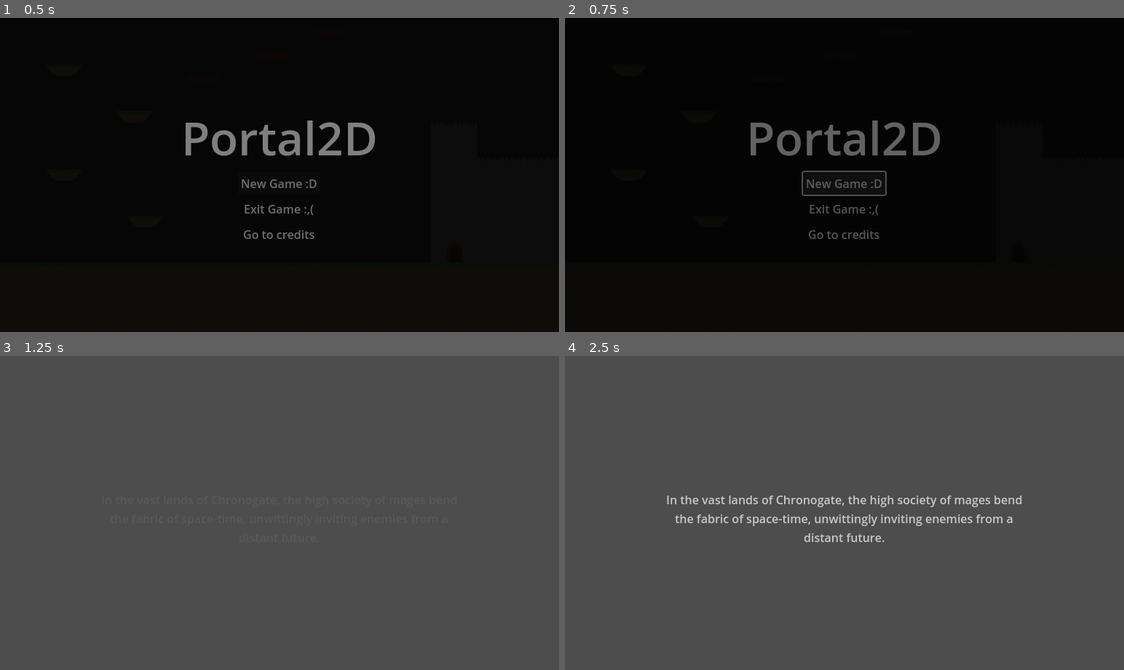
Above: before the commit, frames 1-4 (two rows, left to right).
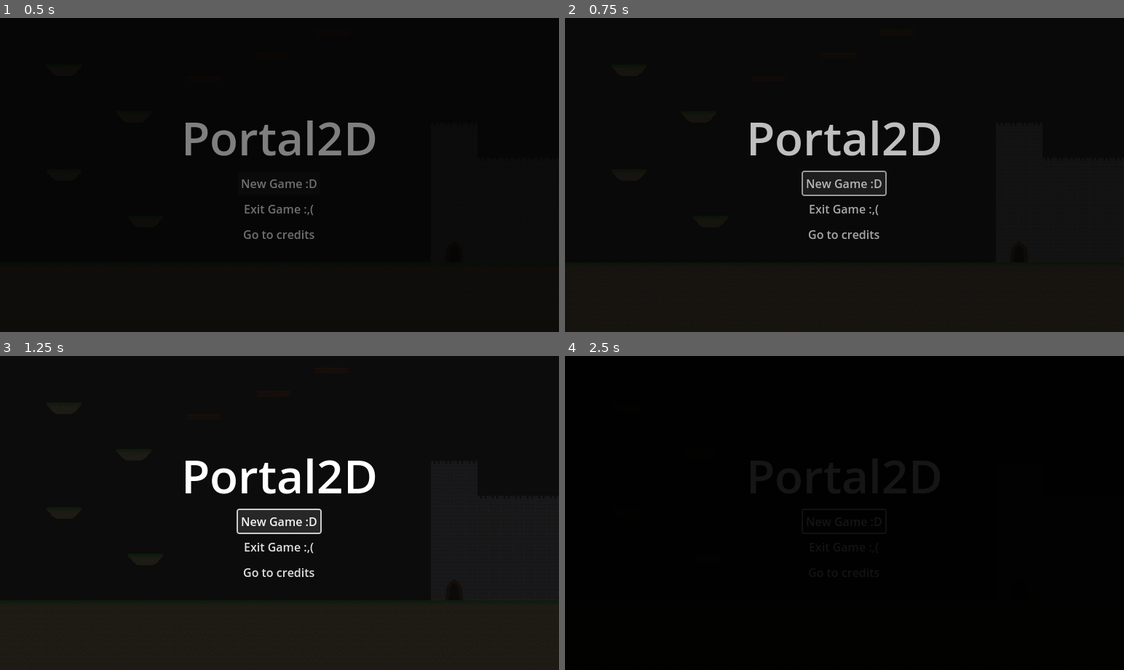
Above: after the commit, the same moments.

Repository: haruo-gabriel/portal2d
Game: Godot game, scene res://interface/scenes/main_menu/main_menu.tscn
The game is run twice, just before and just after one commit, with the same random seed, the same clock (stepped at 60 frames per second) and the same inputs.
Inputs (mouse positions are in pixels of both pictures, inside the frame that each line leads up to):
- Up to frame 1 (0.5 s): no input
- Up to frame 2 (0.75 s): click "New Game :D" at 0.5 s
- Up to frame 3 (1.25 s): no input
- Up to frame 4 (2.5 s): click (844, 522) at 1.25 s, where only the run after the commit has a clickable "New Game :D"; move the mouse to (967, 497) at 2.02 s; hold D (move_right) from 2.03 s (still down); hold Shift (crouch) from 2.03 s (still down); tap Space (jump) at 2.27 s

Frame 1 is identical in both runs. In frame 2, 2.1% of the frame differs, in the area x 33-68%, y 32-71%; in frame 3, 100%; in frame 4, 100%, in the area x 0-100%, y 0-100%.

Commit message:
Remaking the audio manager

Diff:
--- a/godot project/audio.gd
+++ /dev/null
@@ -1,25 +0,0 @@
-extends Node
-
-class_name AudioManager
-
-@onready var MUSIC_BUS_ID = AudioServer.get_bus_index("Music")
-var fade_duration: float
-var elapsed_time: float
-var audio_player: AudioStreamPlayer
-var music_bus_volume: int
-
-func fade_in(audio_player_to_fade: AudioStreamPlayer, duration: float) -> void:
-	audio_player = audio_player_to_fade
-	audio_player.volume_db = -80
-	music_bus_volume = AudioServer.get_bus_volume_db(MUSIC_BUS_ID)
-	fade_duration = duration
-	elapsed_time = 0
-	set_process(true)
-
-func _process(delta: float) -> void:
-	elapsed_time += delta
-	var t = clamp(elapsed_time / fade_duration, 0, 1)
-	audio_player.volume_db = lerp(-80, music_bus_volume, t)
-	if t >= 1:
-		set_process(false)
-		print("Fade in complete, volume set to 0db")
--- /dev/null
+++ b/godot project/audio/audio_manager.gd
@@ -0,0 +1,42 @@
+extends Node
+
+@onready var MASTER_BUS_ID = AudioServer.get_bus_index("Master")
+@onready var MUSIC_BUS_ID = AudioServer.get_bus_index("Music")
+@onready var SFX_BUS_ID = AudioServer.get_bus_index("SFX")
+const MIN_VOLUME: int = -80
+
+func _ready():
+	#var instance = create_instance($AudioStreamPlayer)
+	#
+	#fade_in(instance, 1.0)
+	#
+	#$Timer.start()
+	#await $Timer.timeout
+	#print("Timeout")
+	#
+	#fade_out(instance, 1.0)
+	pass
+
+func create_instance(audio_stream: AudioStreamPlayer) -> AudioStreamPlayer:
+	var instance = AudioStreamPlayer.new()
+	instance = audio_stream
+	return instance
+
+func fade_in(audio_stream: AudioStreamPlayer, duration: float, autoplay: bool):
+	print("Fading in.")
+	# duration is in seconds
+	var tween: Tween = create_tween()
+	var max_volume = audio_stream.volume_db
+	audio_stream.volume_db = -80
+	audio_stream.autoplay = autoplay
+	audio_stream.playing = true
+	tween.tween_property(audio_stream, "volume_db", max_volume, duration)
+
+
+func fade_out(audio_stream: AudioStreamPlayer, duration: float):
+	print("Fading out.")
+	# duration is in seconds
+	var tween: Tween = create_tween()
+	tween.tween_property(audio_stream, "volume_db", -80, duration)
+	await tween.finished
+	audio_stream.playing = false
--- /dev/null
+++ b/godot project/audio/audio_manager.tscn
@@ -0,0 +1,6 @@
+[gd_scene load_steps=2 format=3 uid="uid://dnnnxilflvp3k"]
+
+[ext_resource type="Script" path="res://audio/audio_manager.gd" id="1_pxxjf"]
+
+[node name="AudioManager" type="Node"]
+script = ExtResource("1_pxxjf")
--- a/godot project/default_bus_layout.tres
+++ b/godot project/audio/default_bus_layout.tres
@@ -1,7 +1,7 @@
 [gd_resource type="AudioBusLayout" format=3 uid="uid://6l23vbhnhnc8"]
 
 [resource]
-bus/0/volume_db = -10.9863
+bus/0/volume_db = -24.137
 bus/1/name = &"Music"
 bus/1/solo = false
 bus/1/mute = false
--- a/godot project/interface/scenes/ending_credits/ending_credits.gd
+++ b/godot project/interface/scenes/ending_credits/ending_credits.gd
@@ -1,13 +1,11 @@
 extends Control
 
 @onready var main_menu_music = $MainMenuMusic
-var audio_manager = null
+@export var target_scene: PackedScene
 
 func _ready() -> void:
-	var AudioManager = preload("res://audio.gd")
-	audio_manager = AudioManager.new()
-	add_child(audio_manager)
-	audio_manager.fade_in(main_menu_music, 4.0)
+	AudioManager.fade_in($MainMenuMusic, 1.0, true)
 
-func _on_button_pressed():
-	get_tree().change_scene_to_file("res://interface/scenes/main_menu/main_menu.tscn")
+func _on_main_menu_button_pressed():
+	await AudioManager.fade_out($MainMenuMusic, 2.0)
+	get_tree().change_scene_to_packed(target_scene)
--- a/godot project/interface/scenes/ending_credits/ending_credits.tscn
+++ b/godot project/interface/scenes/ending_credits/ending_credits.tscn
@@ -1,6 +1,7 @@
-[gd_scene load_steps=6 format=3 uid="uid://brlldqfwpgvlw"]
+[gd_scene load_steps=7 format=3 uid="uid://brlldqfwpgvlw"]
 
 [ext_resource type="Script" path="res://interface/scenes/ending_credits/ending_credits.gd" id="1_x3m3b"]
+[ext_resource type="PackedScene" uid="uid://crkl8tssufrs4" path="res://interface/scenes/main_menu/main_menu.tscn" id="2_m1xfg"]
 [ext_resource type="AudioStream" uid="uid://dcc7x2s6uq6fg" path="res://interface/scenes/main_menu/main_menu.wav" id="2_s55jm"]
 [ext_resource type="PackedScene" uid="uid://cjxs6gi33dml8" path="res://interface/scenes/screen_transition/screen_transition.tscn" id="3_5n0my"]
 
@@ -17,10 +18,10 @@
 grow_horizontal = 2
 grow_vertical = 2
 script = ExtResource("1_x3m3b")
+target_scene = ExtResource("2_m1xfg")
 
 [node name="MainMenuMusic" type="AudioStreamPlayer" parent="."]
 stream = ExtResource("2_s55jm")
-autoplay = true
 bus = &"Music"
 
 [node name="ColorRect" type="ColorRect" parent="."]
@@ -72,11 +73,11 @@
 horizontal_alignment = 1
 vertical_alignment = 1
 
-[node name="Button" type="Button" parent="VBoxContainer"]
+[node name="MainMenuButton" type="Button" parent="VBoxContainer"]
 layout_mode = 2
 size_flags_horizontal = 4
 text = "Go to main menu"
 
 [node name="ScreenTransition" parent="." instance=ExtResource("3_5n0my")]
 
-[connection signal="pressed" from="VBoxContainer/Button" to="." method="_on_button_pressed"]
+[connection signal="pressed" from="VBoxContainer/MainMenuButton" to="." method="_on_main_menu_button_pressed"]
--- a/godot project/interface/scenes/main_menu/main_menu.gd
+++ b/godot project/interface/scenes/main_menu/main_menu.gd
@@ -1,20 +1,14 @@
 extends Control
 
-#@onready var MUSIC_BUS_ID = AudioServer.get_bus_index("Music")
-#@onready var SFX_BUS_ID = AudioServer.get_bus_index("SFX")
+
 @export var new_game_scene: PackedScene
 @export var credits_scene: PackedScene
-@onready var main_menu_music = $MainMenuMusic
-var audio_manager = null
 
 func _ready() -> void:
-	var AudioManager = preload("res://audio.gd")
-	audio_manager = AudioManager.new()
-	add_child(audio_manager)
-	audio_manager.fade_in(main_menu_music, 4.0)
-
+	AudioManager.fade_in($MainMenuMusic, 4.0, true)
 
 func _on_new_game_button_pressed():
+	await AudioManager.fade_out($MainMenuMusic, 1.0)
 	$ScreenTransition.transition(new_game_scene)
 
 
--- a/godot project/interface/scenes/main_menu/main_menu.tscn
+++ b/godot project/interface/scenes/main_menu/main_menu.tscn
@@ -39,8 +39,6 @@
 
 [node name="MainMenuMusic" type="AudioStreamPlayer" parent="."]
 stream = ExtResource("2_jbvjj")
-volume_db = -80.0
-autoplay = true
 bus = &"Music"
 
 [node name="VBoxContainer" type="VBoxContainer" parent="."]
--- a/godot project/levels/level_scene.gd
+++ b/godot project/levels/level_scene.gd
@@ -7,12 +7,6 @@
 var audio_manager = null
 
 func _ready() -> void:
-
-	var AudioManager = preload("res://audio.gd")
-	audio_manager = AudioManager.new()
-	add_child(audio_manager)
-	audio_manager.fade_in(level_music, 1.0)
-
 	Portals.clear()
 
 func _process(_delta: float) -> void:
--- a/godot project/project.godot
+++ b/godot project/project.godot
@@ -15,18 +15,24 @@
 config/features=PackedStringArray("4.2", "GL Compatibility")
 config/icon="res://icon.png"
 
+[audio]
+
+buses/default_bus_layout="res://audio/default_bus_layout.tres"
+
 [autoload]
 
 GameConstants="*res://characters/common/game_constants.gd"
 PlayerConstants="*res://characters/player/scripts/player_constants.gd"
 PortalsConstants="*res://portals/portals_constants.gd"
 Portals="*res://portals/portals.gd"
+AudioManager="*res://audio/audio_manager.gd"
 
 [display]
 
 window/size/viewport_width=768
 window/size/viewport_height=432
 window/size/mode=2
+window/size/initial_position_type=2
 window/stretch/mode="viewport"
 
 [input]
